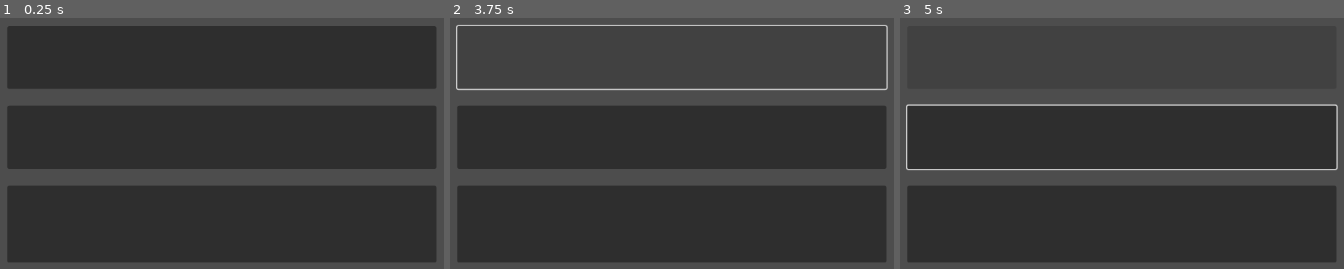
Above: before the commit, frames 1-3 (left to right).
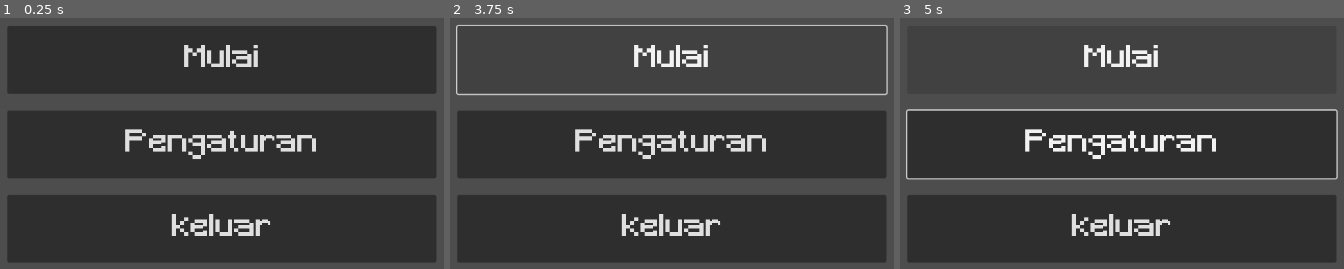
Above: after the commit, the same moments.

Repository: azizul987/underPrime
Game: Godot game, scene res://scene/mainmenu.tscn
The game is run twice, just before and just after one commit, with the same random seed, the same clock (stepped at 60 frames per second) and the same inputs. This scene is started directly instead of the project's main scene.
Inputs (mouse positions are in pixels of both pictures, inside the frame that each line leads up to; where the layout moved, square brackets give the same spot in the first picture):
- Up to frame 1 (0.25 s): no input
- Up to frame 2 (3.75 s): click (672, 60) [672, 58] at 0.5 s; click (672, 143) [672, 138] at 1.25 s; click (672, 228) [672, 223] at 2 s; click (672, 60) [672, 58] at 2.75 s; tap Enter at 3.5 s; hold Right (ui_right) from 3.53 s (still down)
- Up to frame 3 (5 s): tap Space at 4.25 s; release Right (ui_right) at 4.28 s; hold Down (ui_down) from 4.28 s (still down)

The runs differ from the first frame. In frame 1, 14% of the frame differs, in the area x 1-99%, y 10-87%; in frame 2, 13%; in frame 3, 14%.

Commit message:
initial mainmenu skrip

Diff:
--- /dev/null
+++ b/scene/mainmenu.gd
@@ -0,0 +1,11 @@
+extends Node2D
+
+
+# Called when the node enters the scene tree for the first time.
+func _ready() -> void:
+	pass # Replace with function body.
+
+
+# Called every frame. 'delta' is the elapsed time since the previous frame.
+func _process(delta: float) -> void:
+	pass
--- a/scene/mainmenu.tscn
+++ b/scene/mainmenu.tscn
@@ -1,4 +1,6 @@
 [gd_scene format=3 uid="uid://c6hjoowmxooep"]
+
+[ext_resource type="FontFile" uid="uid://dnpjoxb2mgrc3" path="res://font/Minecraft.ttf" id="1_0khfh"]
 
 [sub_resource type="Theme" id="Theme_rry36"]
 
@@ -35,16 +37,22 @@
 layout_mode = 2
 size_flags_vertical = 3
 theme = SubResource("Theme_rry36")
+theme_override_fonts/font = ExtResource("1_0khfh")
+theme_override_font_sizes/font_size = 48
+text = "Mulai"
 
-[node name="Button2" type="Button" parent="CanvasLayer/Control/VBoxContainer" unique_id=1006727384]
+[node name="Button2" type="Button" parent="CanvasLayer/Control/VBoxContainer" unique_id=487781186]
 layout_mode = 2
 size_flags_vertical = 3
 theme = SubResource("Theme_rry36")
+theme_override_fonts/font = ExtResource("1_0khfh")
+theme_override_font_sizes/font_size = 48
+text = "Pengaturan"
 
-[node name="Button3" type="Button" parent="CanvasLayer/Control/VBoxContainer" unique_id=267872325]
-clip_contents = true
+[node name="Button3" type="Button" parent="CanvasLayer/Control/VBoxContainer" unique_id=1107757926]
 layout_mode = 2
 size_flags_vertical = 3
-size_flags_stretch_ratio = 1.21
 theme = SubResource("Theme_rry36")
-theme_override_constants/outline_size = 8
+theme_override_fonts/font = ExtResource("1_0khfh")
+theme_override_font_sizes/font_size = 48
+text = "keluar"
Binary file added: font/Minecraft.ttf
Not shown, added: font/Minecraft.ttf.import
Not shown, added: scene/mainmenu.gd.uid
